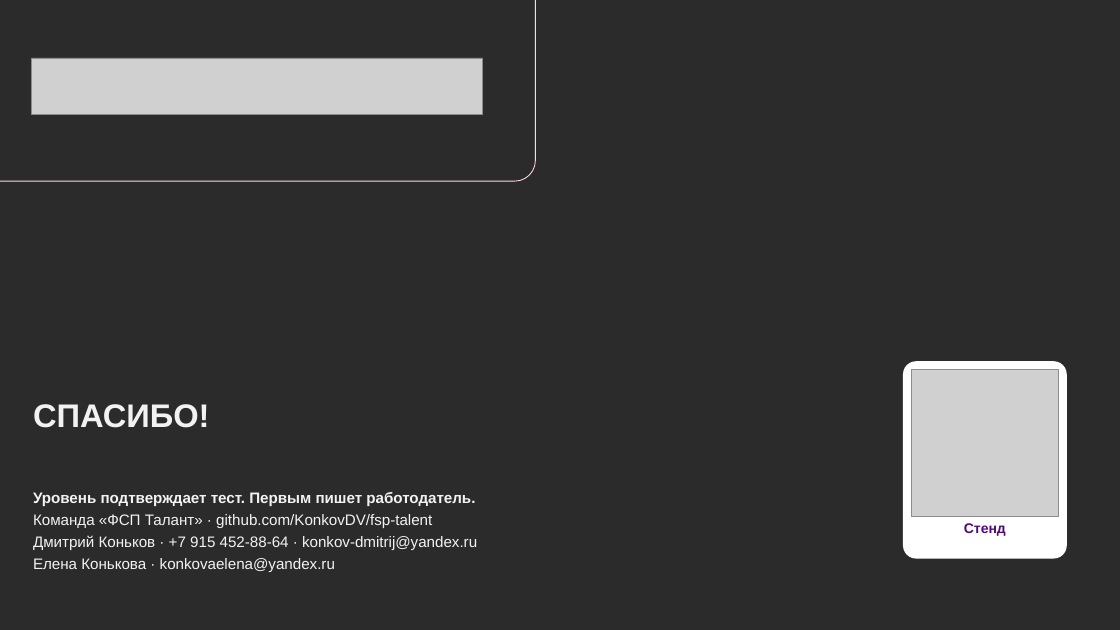
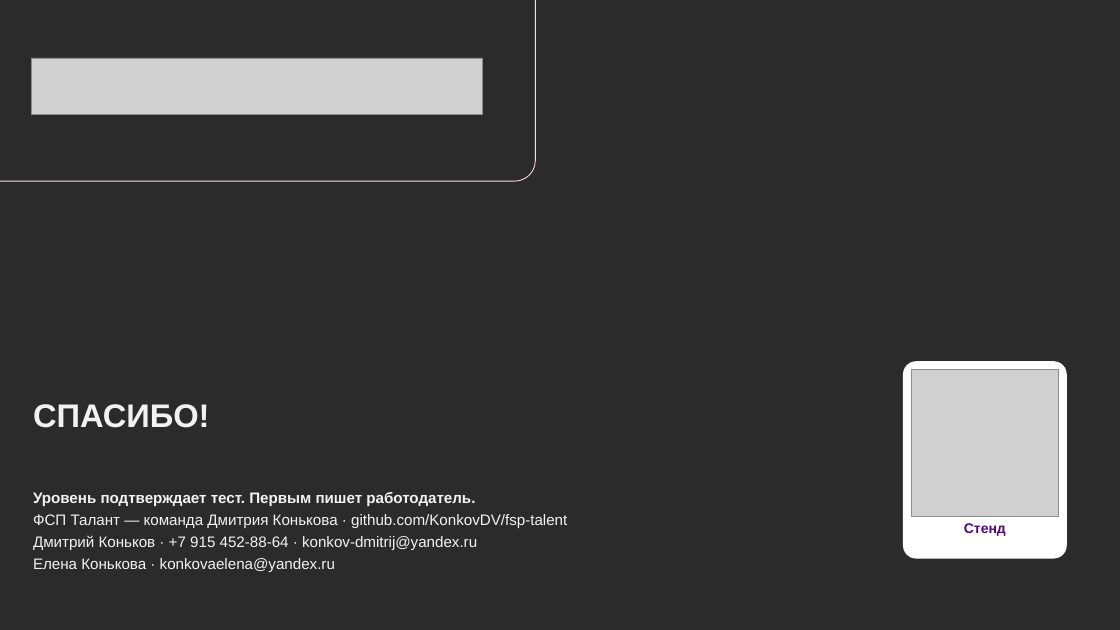
Before and after one commit to KonkovDV/fsp-talent, a slide deck: slide 29 of submission/03-presentation/FSP_Talent_presentation.pptx. Drawn at 1120x630 pixels with LibreOffice and Linux fonts; fonts in the diff are those of the drawing; grey boxes stand for pictures; background and template pictures are left out; a plain dark background stands for a picture behind light text. Boxes give left, top, right and bottom in pixels: in the first picture for what was removed or moved away, otherwise in the second. Text is boxed around its words. In the diff, an @@ line names an element or a change of style, - is before the commit and + after.

```diff
--- a/submission/03-presentation/FSP_Talent_presentation.pptx
+++ b/submission/03-presentation/FSP_Talent_presentation.pptx
@@ text at [33, 514, 567, 528]: text changed @@
-Команда «ФСП Талант» · github.com/KonkovDV/fsp-talent
+ФСП Талант — команда Дмитрия Конькова · github.com/KonkovDV/fsp-talent
```
Also in this commit, not shown: 14 other slides changed, 1 other file.
